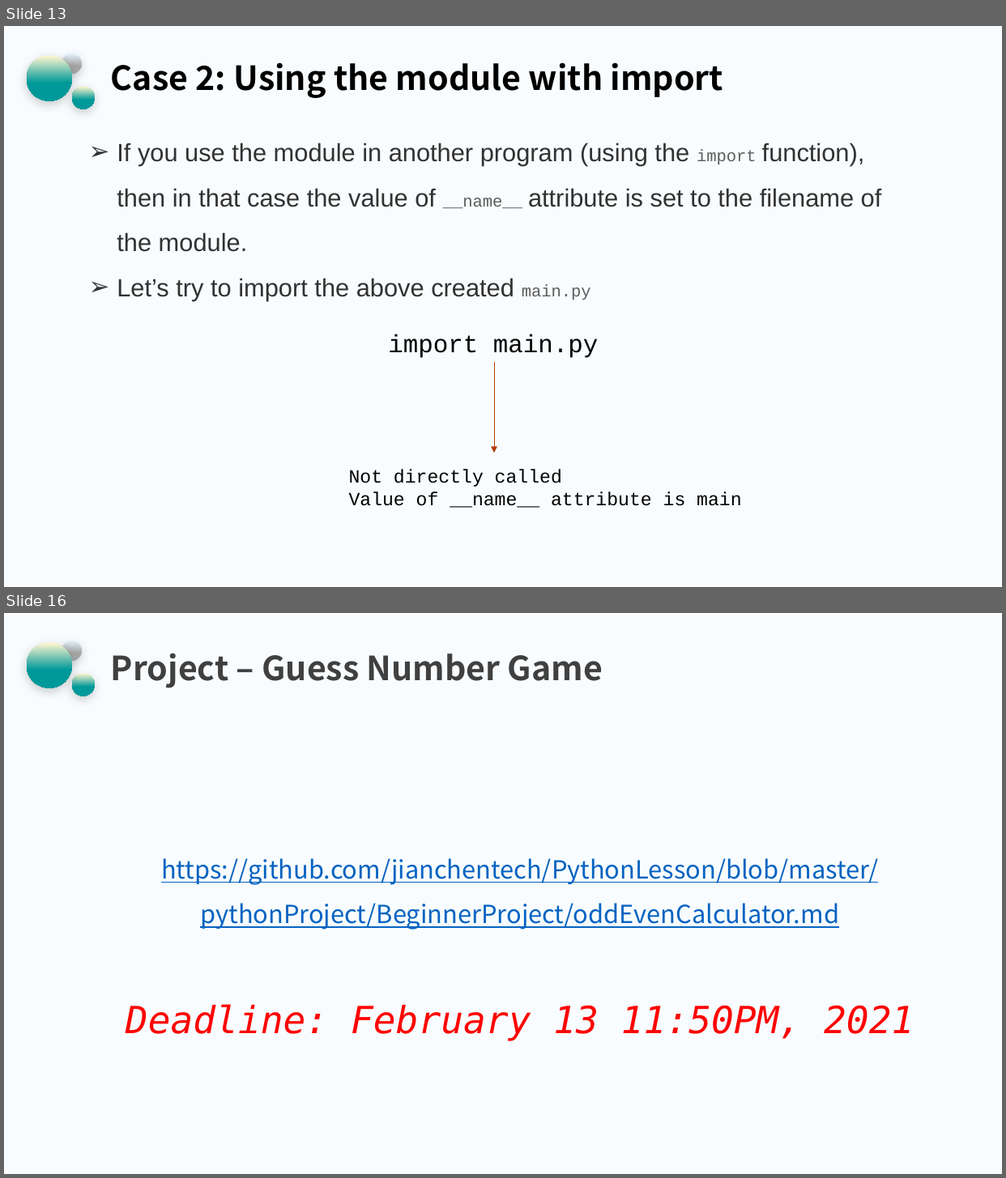
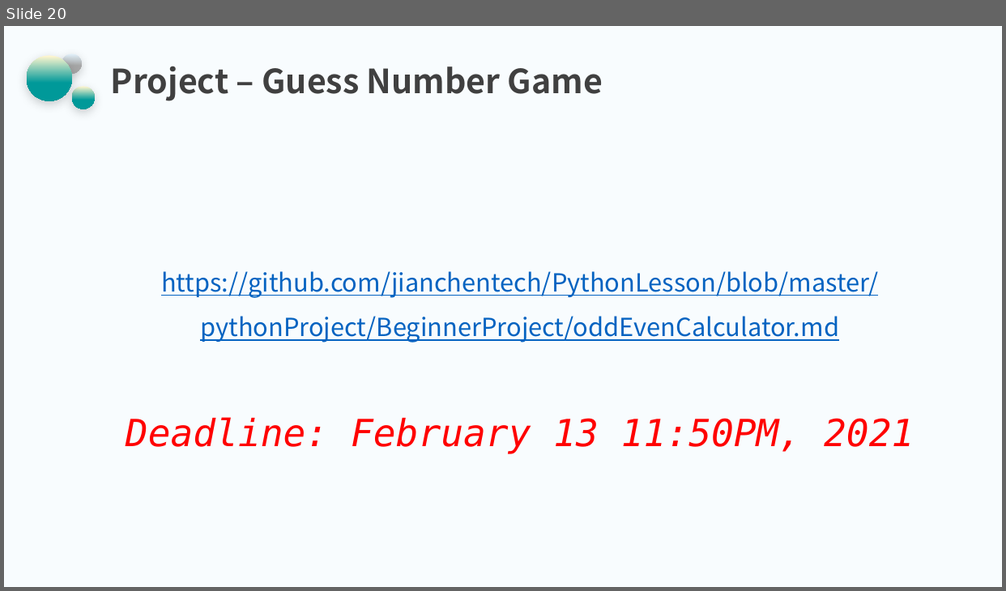
Before and after one commit to jianchentech/PythonLesson, a slide deck: pythonBeginnerLecture/PythonPart10.pptx. Shown one above the other, each under a label of ours: slides 13 and 16 before the commit, slide 20 after it; the slides between them are not shown. The pictures are 1006x1178 and 1006x591 pixels, drawn with LibreOffice and Linux fonts; fonts in the diff are those of the drawing; background and template pictures are left out. Boxes give left, top, right and bottom in pixels: in the first picture for what was removed or moved away, otherwise in the second. Text is boxed around its words. In the diff, an @@ line names an element or a change of style, - is before the commit and + after.

```diff
--- a/pythonBeginnerLecture/PythonPart10.pptx
+++ b/pythonBeginnerLecture/PythonPart10.pptx
@@ slide 13 removed at box(4, 26, 1002, 587), background picture (left out); not listed: 3 template elements that a slide beside it also shows @@
@@ title removed at box(111, 62, 723, 98) @@
-Case 2: Using the module with import
@@ text removed at box(117, 143, 882, 301) @@
-➢ If you use the module in another program (using the import function), then in that case the value of __name__ attribute is set to the filename of the module.
-➢ Let’s try to import the above created main.py
@@ text removed at box(388, 335, 598, 358) @@
-import main.py
@@ arrow removed from (494, 362) to (494, 453) @@
@@ text removed at box(349, 470, 741, 508) @@
-Not directly called
-Value of __name__ attribute is main
@@ what was slide 16 is now slide 20 @@
```
Also in this commit, not shown: 3 slides changed, 15 slides added, 10 other slides removed.
